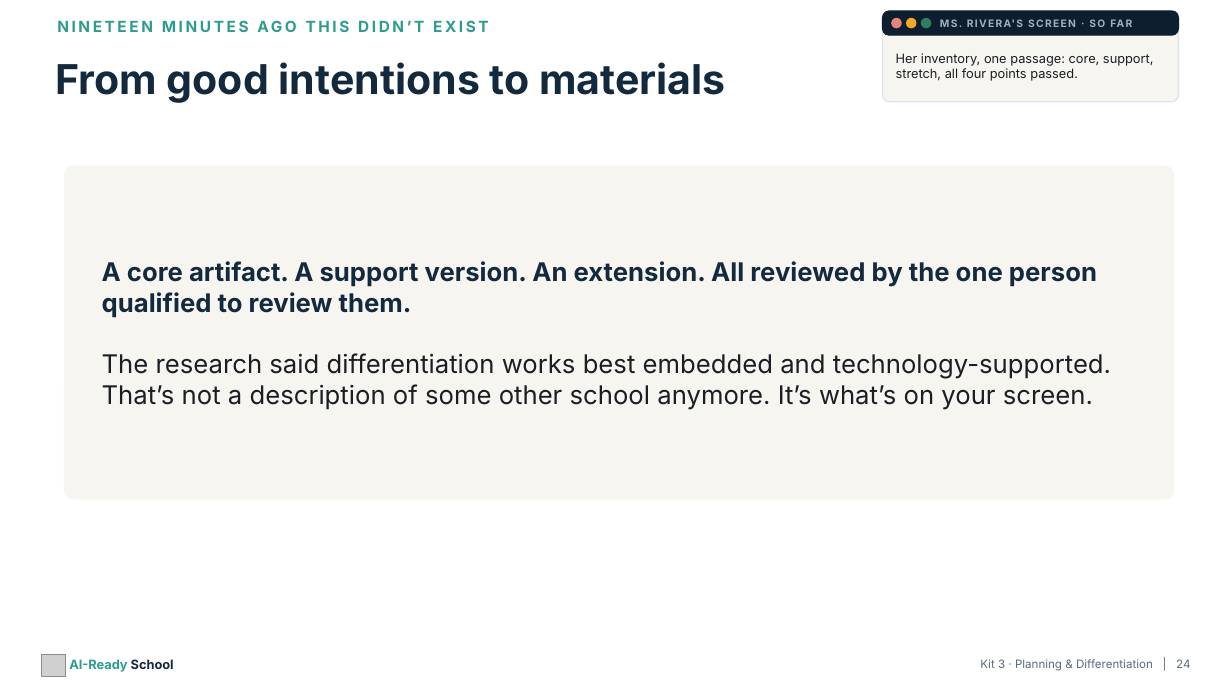
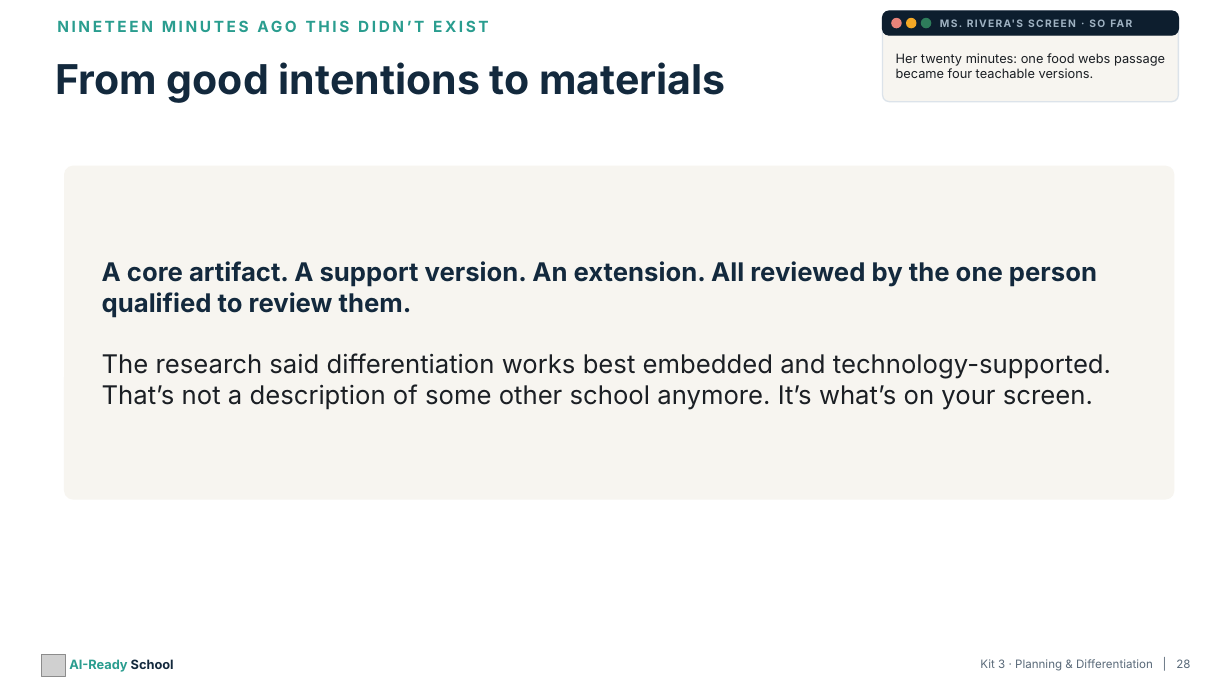
Before and after one commit to aspinozzi1/Ai-School-Ready, a slide deck: slide 28 of kits/kit03/Kit03_PresentationDeck.pptx (slide 24 before the commit). Drawn at 1232x693 pixels with LibreOffice and Linux fonts; fonts in the diff are those of the drawing; grey boxes stand for pictures. Boxes give left, top, right and bottom in pixels: in the first picture for what was removed or moved away, otherwise in the second. Text is boxed around its words. In the diff, an @@ line names an element or a change of style, - is before the commit and + after.

```diff
--- a/kits/kit03/Kit03_PresentationDeck.pptx
+++ b/kits/kit03/Kit03_PresentationDeck.pptx
@@ text at [896, 53, 1165, 78]: text changed @@
-Her inventory, one passage: core, support, stretch, all four points passed.
+Her twenty minutes: one food webs passage became four teachable versions.
@@ text at [980, 659, 1190, 671]: text changed @@
-Kit 3 · Planning & Differentiation | 24
+Kit 3 · Planning & Differentiation | 28
```
Also in this commit, not shown: 13 other slides changed, 4 slides added, 4 other files.
